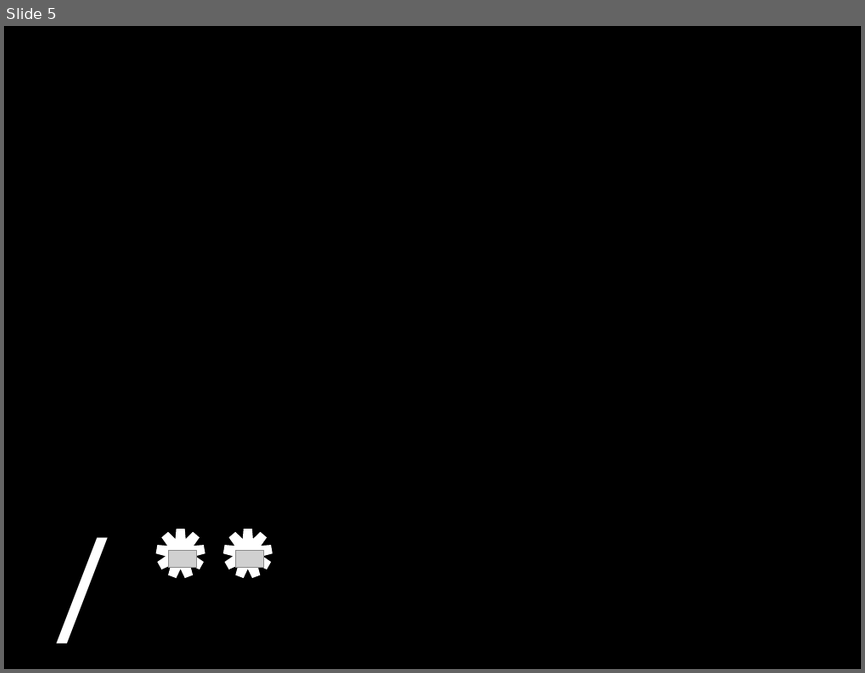
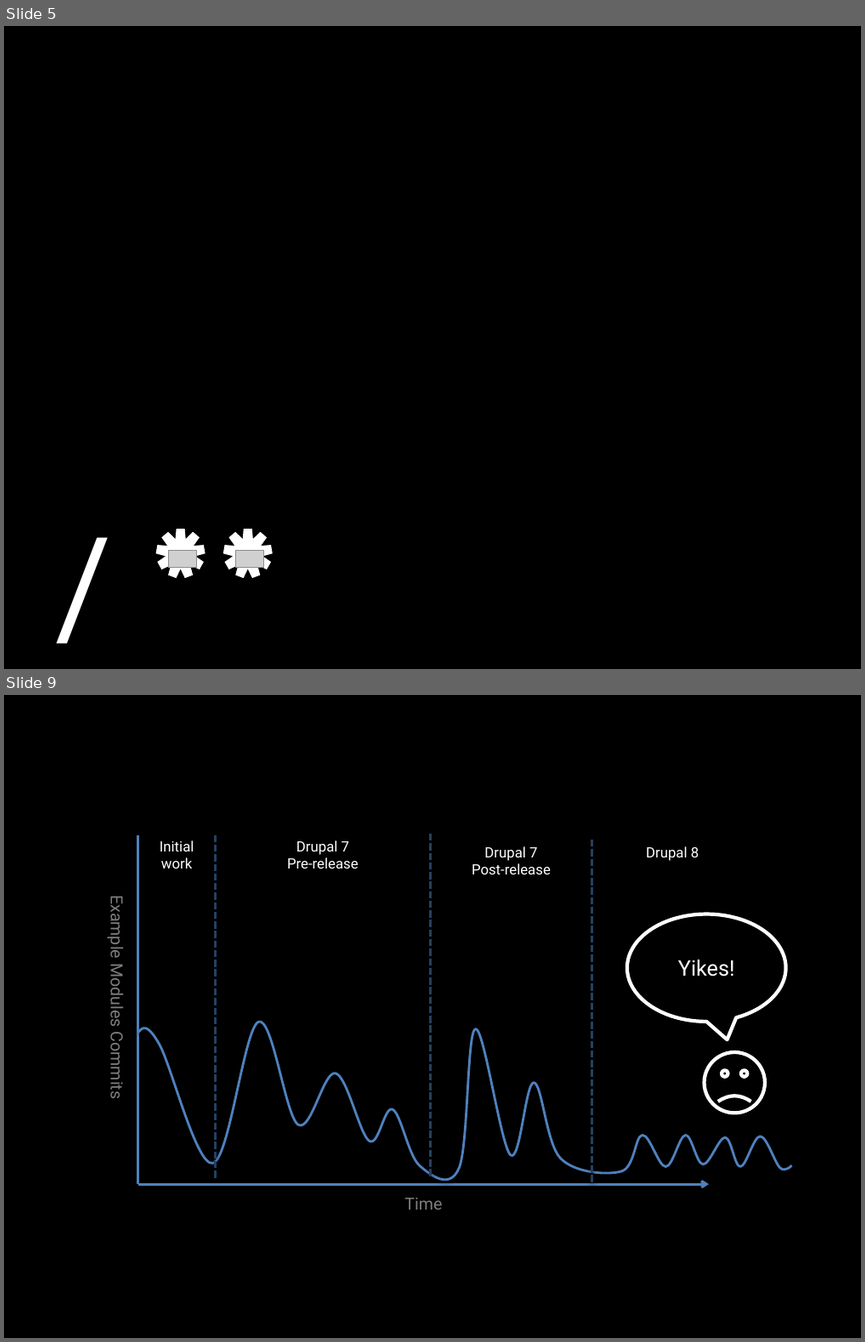
Before and after one commit to socketwench/exampleModuleAintCore, a slide deck: src/exampleModuleAintCore.pptx. Shown one above the other, each under a label of ours: slide 5 before the commit, slides 5 and 9 after it; the slides between them are not shown. The pictures are 865x673 and 865x1342 pixels, drawn with LibreOffice and Linux fonts; fonts in the diff are those of the drawing; grey boxes stand for pictures. Boxes give left, top, right and bottom in pixels: in the first picture for what was removed or moved away, otherwise in the second. Text is boxed around its words. In the diff, an @@ line names an element or a change of style, - is before the commit and + after.

Commit message:
Added Why Example Code section

```diff
--- a/src/exampleModuleAintCore.pptx
+++ b/src/exampleModuleAintCore.pptx
@@ slide 9 added at (4, 695, 861, 1338), background #000000 @@
@@ line added from (138, 834) to (138, 1185), #4F81BD 2 pt @@
@@ text added at (160, 840, 194, 868), 12 pt, text #FFFFFF @@
+Initial work
@@ line added from (215, 834) to (215, 1179), #254061 2 pt dashed @@
@@ text added at (287, 840, 358, 868), 12 pt, text #FFFFFF @@
+Drupal 7
+Pre-release
@@ line added from (431, 834) to (431, 1179), #254061 2 pt dashed @@
@@ text added at (472, 846, 551, 874), 12 pt, text #FFFFFF @@
+Drupal 7
+Post-release
@@ line added from (591, 839) to (591, 1185), #254061 2 pt dashed @@
@@ text added at (646, 846, 698, 861), 12 pt, text #FFFFFF @@
+Drupal 8
@@ text added at (106, 901, 128, 1098), 14 pt, text #7F7F7F @@
+Example Modules Commits
@@ speech bubble added at (627, 914, 785, 1021), outline #FFFFFF 3 pt, 18 pt, text #FFFFFF @@
+Yikes!
@@ freeform shape added at (138, 1021, 792, 1179), outline #4F81BD 2 pt @@
@@ smiley face added at (704, 1052, 765, 1113), outline #FFFFFF 3 pt @@
@@ arrow added from (138, 1185) to (709, 1185), #4F81BD 2 pt @@
@@ text added at (404, 1197, 442, 1209), 14 pt, text #7F7F7F @@
+Time
```
Also in this commit, not shown: 2 slides changed, 6 other slides added, 13 other files.
